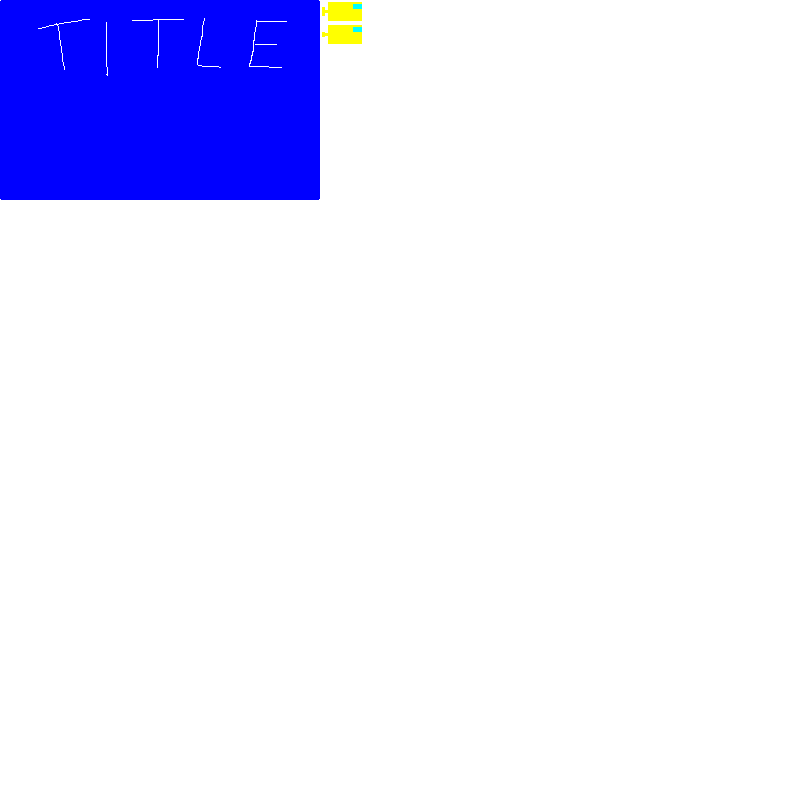
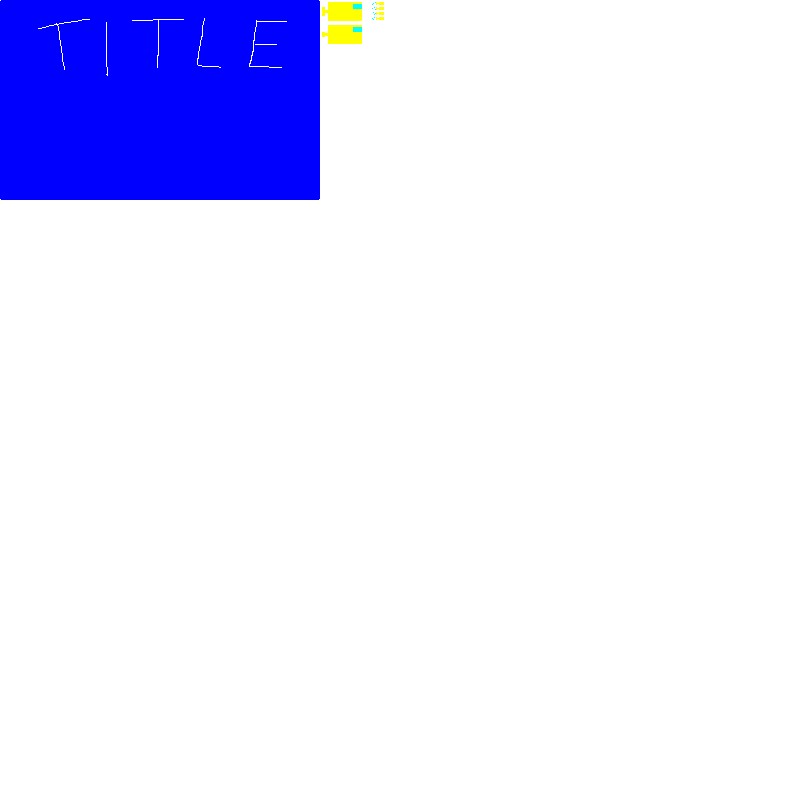
Revision of a layered (800, 800) image; what changed, layer by layer:
painted on "art" over [372, 2, 384, 20]
